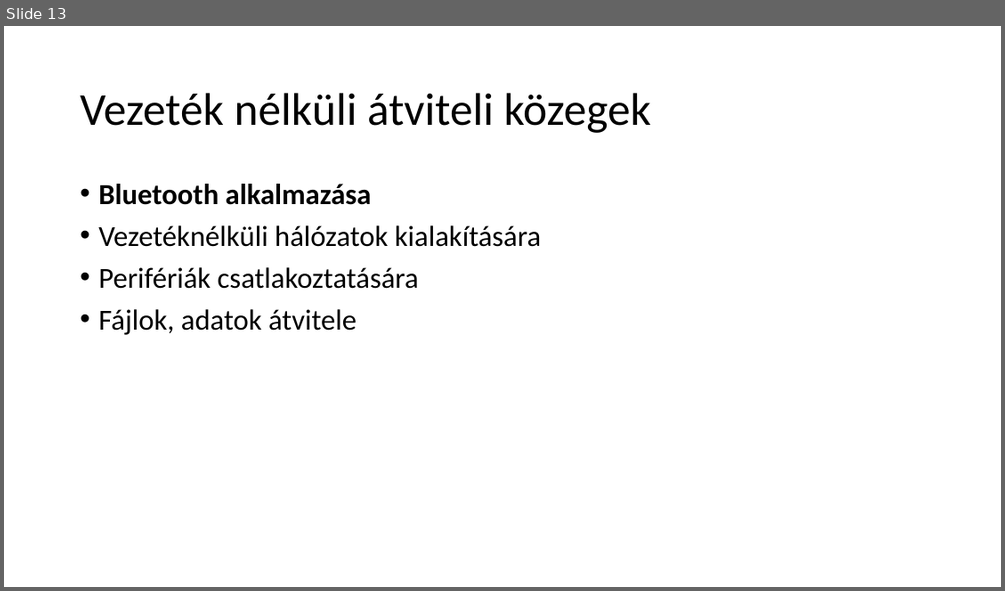
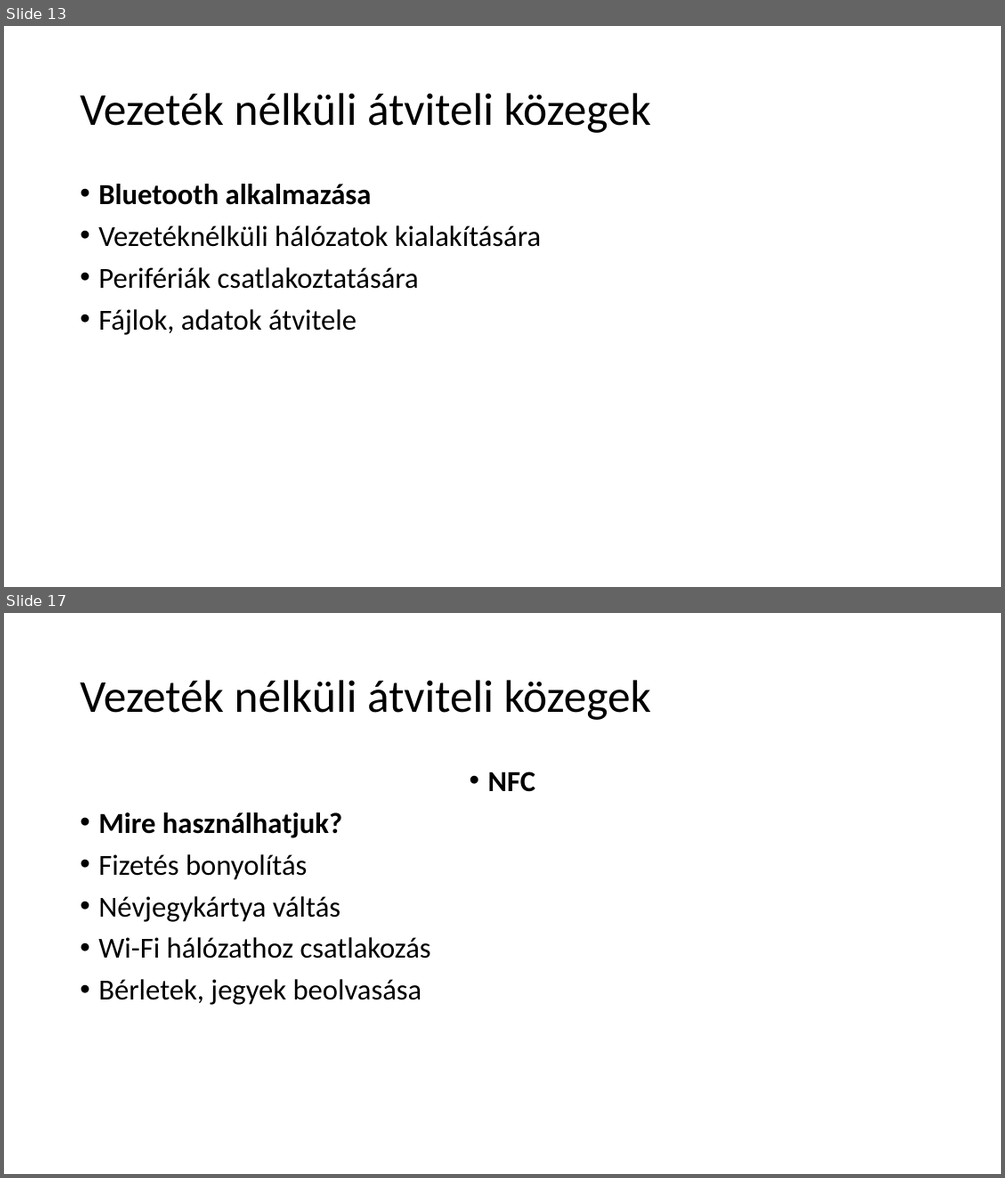
Before and after one commit to gutibalintka/Iktproll2, a slide deck: Vezeték, vezeték nélküli átviteli közegek.pptx. Shown one above the other, each under a label of ours: slide 13 before the commit, slides 13 and 17 after it; the slides between them are not shown. The pictures are 1005x591 and 1005x1178 pixels, drawn with LibreOffice and Linux fonts; fonts in the diff are those of the drawing. Boxes give left, top, right and bottom in pixels: in the first picture for what was removed or moved away, otherwise in the second. Text is boxed around its words. In the diff, an @@ line names an element or a change of style, - is before the commit and + after.

Commit message:
Add files via upload
PPT

```diff
--- a/Vezeték, vezeték nélküli átviteli közegek.pptx
+++ b/Vezeték, vezeték nélküli átviteli közegek.pptx
@@ slide 17 added at <box>4,613,1001,1174</box>, background #FFFFFF @@
@@ title added at <box>80,680,651,720</box>, 44 pt, text #000000 @@
+Vezeték nélküli átviteli közegek
@@ text added at <box>98,771,536,1005</box>, 28 pt, text #000000 @@
+• NFC
+• Mire használhatjuk?
+• Fizetés bonyolítás
+• Névjegykártya váltás
+• Wi-Fi hálózathoz csatlakozás
+• Bérletek, jegyek beolvasása
```
Also in this commit, not shown: 9 other slides added.
